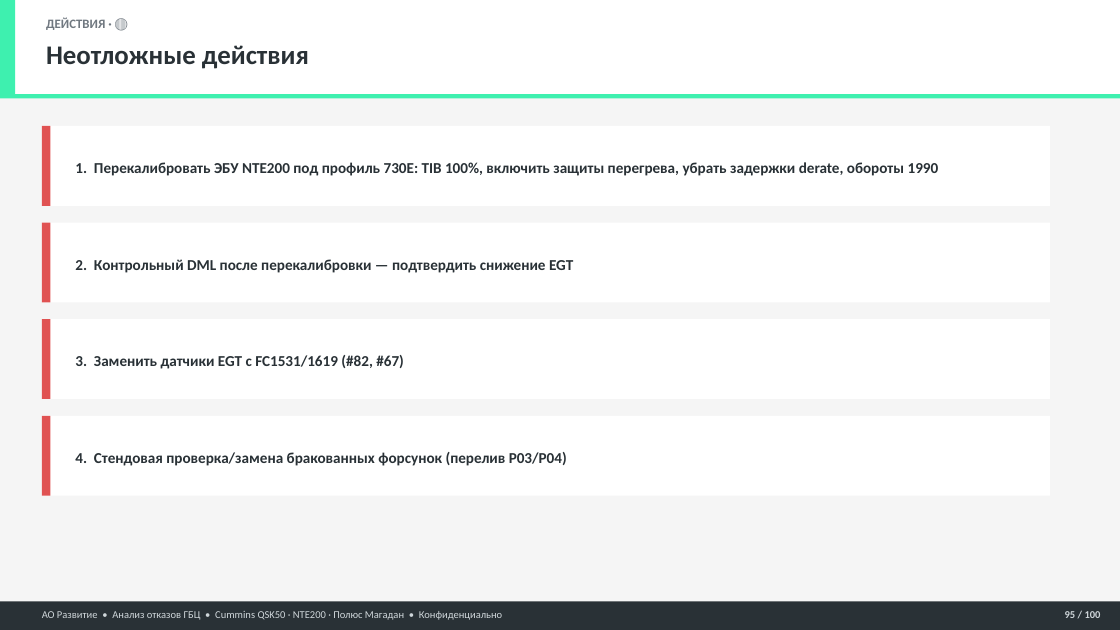
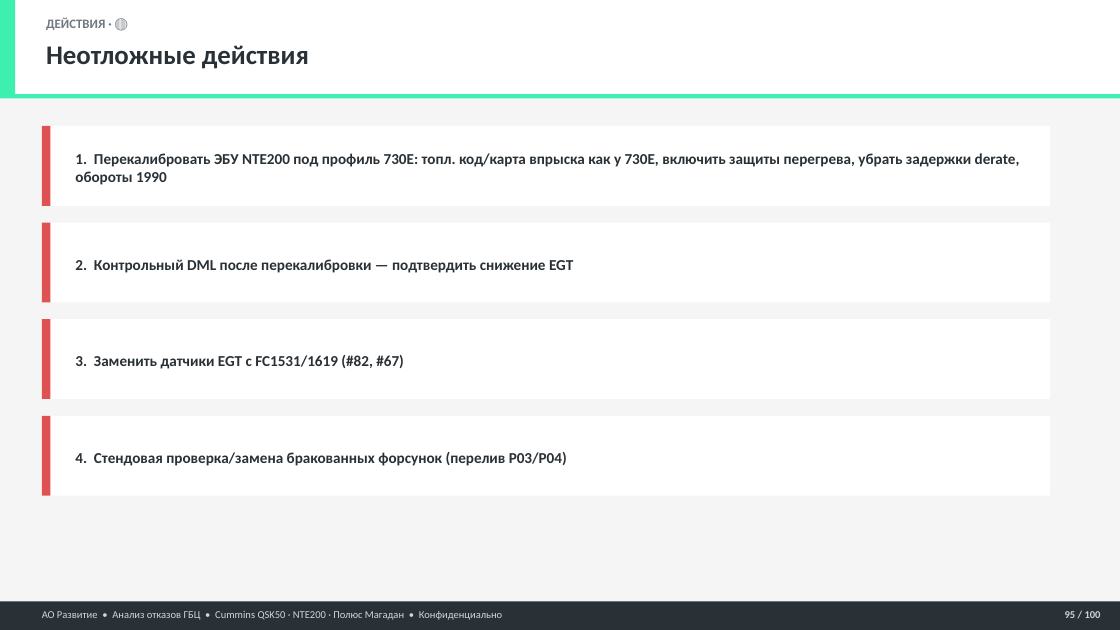
Before and after one commit to victorekuznetsov/NTE200, a slide deck: slide 95 of 05 Отчёты/Презентации/Анализ_ГБЦ_QSK50_NTE200_БОЛЬШОЙ.pptx. Drawn at 1120x630 pixels with LibreOffice and Linux fonts; fonts in the diff are those of the drawing. Boxes give left, top, right and bottom in pixels: in the first picture for what was removed or moved away, otherwise in the second. Text is boxed around its words. In the diff, an @@ line names an element or a change of style, - is before the commit and + after.

```diff
--- a/05 Отчёты/Презентации/Анализ_ГБЦ_QSK50_NTE200_БОЛЬШОЙ.pptx
+++ b/05 Отчёты/Презентации/Анализ_ГБЦ_QSK50_NTE200_БОЛЬШОЙ.pptx
@@ text at box(75, 153, 1020, 185): text changed @@
-1. Перекалибровать ЭБУ NTE200 под профиль 730E: TIB 100%, включить защиты перегрева, убрать задержки derate, обороты 1990
+1. Перекалибровать ЭБУ NTE200 под профиль 730E: топл. код/карта впрыска как у 730E, включить защиты перегрева, убрать задержки derate, обороты 1990
```
Also in this commit, not shown: 15 other slides changed, 12 other files.
